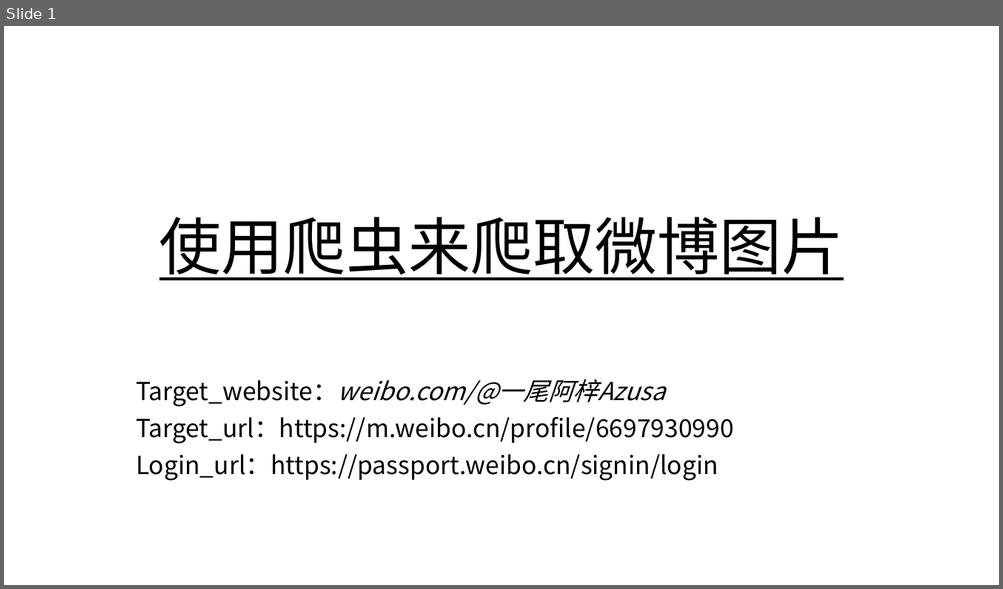
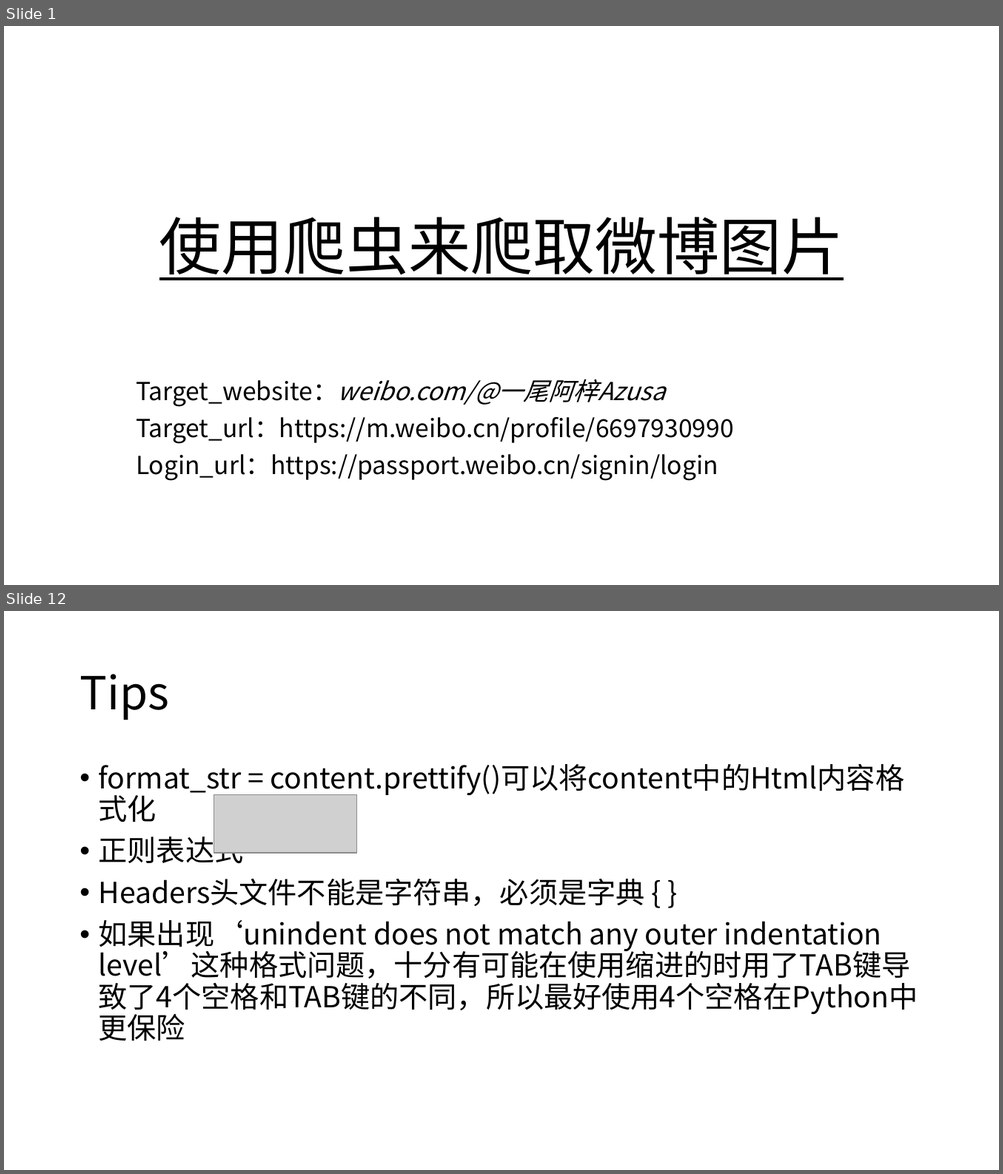
Before and after one commit to iunchen/ScrapySelf, a slide deck: Solution_v2.0.pptx. Shown one above the other, each under a label of ours: slide 1 before the commit, slides 1 and 12 after it; the slides between them are not shown. The pictures are 1003x589 and 1003x1174 pixels, drawn with LibreOffice and Linux fonts; fonts in the diff are those of the drawing; grey boxes stand for pictures. Boxes give left, top, right and bottom in pixels: in the first picture for what was removed or moved away, otherwise in the second. Text is boxed around its words. In the diff, an @@ line names an element or a change of style, - is before the commit and + after.

```diff
--- a/Solution_v2.0.pptx
+++ b/Solution_v2.0.pptx
@@ slide 12 added at box(4, 611, 999, 1170), background #FFFFFF @@
@@ title added at box(79, 674, 169, 720), 44 pt, text #000000 @@
+Tips
@@ text added at box(99, 764, 918, 1016), 28 pt, text #000000 @@
+• format_str = content.prettify()可以将content中的Html内容格式化
+• 正则表达式
+• Headers头文件不能是字符串，必须是字典 { }
+• 如果出现‘unindent does not match any outer indentation level’这种格式问题，十分有可能在使用缩进的时用了TAB键导致了4个空格和TAB键的不同，所以最好使用4个空格在Python中更保险
@@ picture added at box(214, 795, 358, 854) @@
```
Also in this commit, not shown: 6 slides changed, 5 other slides added.
